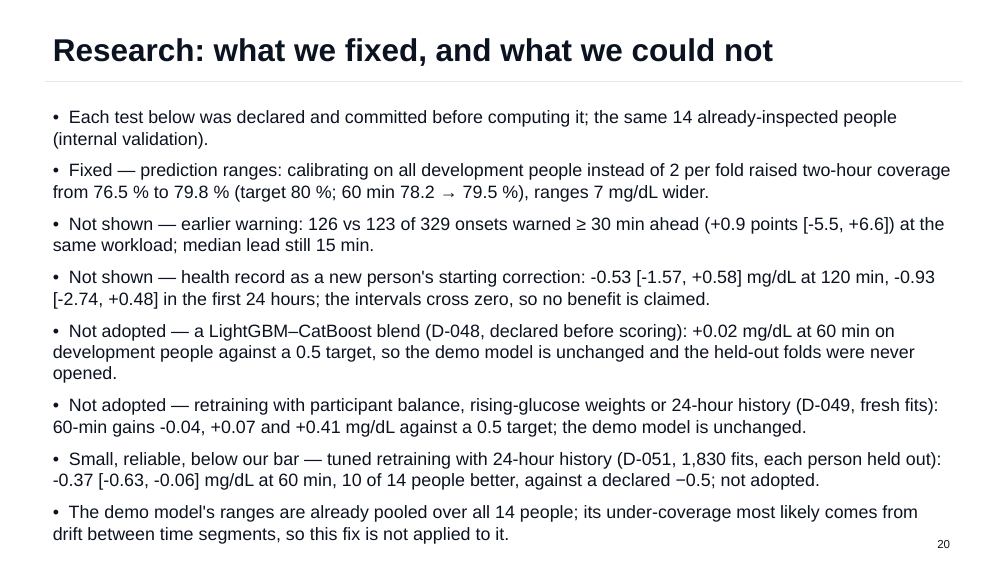
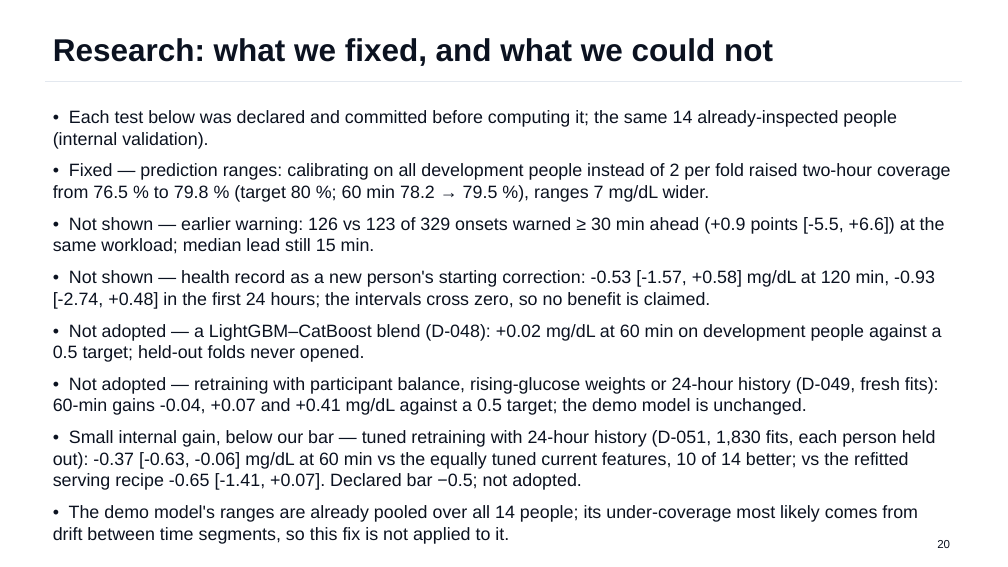
Before and after one commit to Avi36005/DigitalTwin-Challenge-Kryptonite, a slide deck: slide 20 of docs/submission/GlucoTwin_Presentation.pptx. Drawn at 1008x567 pixels with LibreOffice and Linux fonts; fonts in the diff are those of the drawing. Boxes give left, top, right and bottom in pixels: in the first picture for what was removed or moved away, otherwise in the second. Text is boxed around its words. In the diff, an @@ line names an element or a change of style, - is before the commit and + after.

Commit message:
docs/evidence: D-051 budget wording (30 seeded trials, one round count each), gain stated vs the equally tuned control with the serving-recipe comparison; D-050 and D-051 added to the evidence manifest (19/19)

```diff
--- a/docs/submission/GlucoTwin_Presentation.pptx
+++ b/docs/submission/GlucoTwin_Presentation.pptx
@@ text at (53,324,942,362): text changed @@
-• Not adopted — a LightGBM–CatBoost blend (D-048, declared before scoring): +0.02 mg/dL at 60 min on development people against a 0.5 target, so the demo model is unchanged and the held-out folds were never opened.
+• Not adopted — a LightGBM–CatBoost blend (D-048): +0.02 mg/dL at 60 min on development people against a 0.5 target; held-out folds never opened.
@@ text at (53,430,936,490): text changed @@
-• Small, reliable, below our bar — tuned retraining with 24-hour history (D-051, 1,830 fits, each person held out): -0.37 [-0.63, -0.06] mg/dL at 60 min, 10 of 14 people better, against a declared −0.5; not adopted.
+• Small internal gain, below our bar — tuned retraining with 24-hour history (D-051, 1,830 fits, each person held out): -0.37 [-0.63, -0.06] mg/dL at 60 min vs the equally tuned current features, 10 of 14 better; vs the refitted serving recipe -0.65 [-1.41, +0.07]. Declared bar −0.5; not adopted.
```
Also in this commit, not shown: 13 other files.
